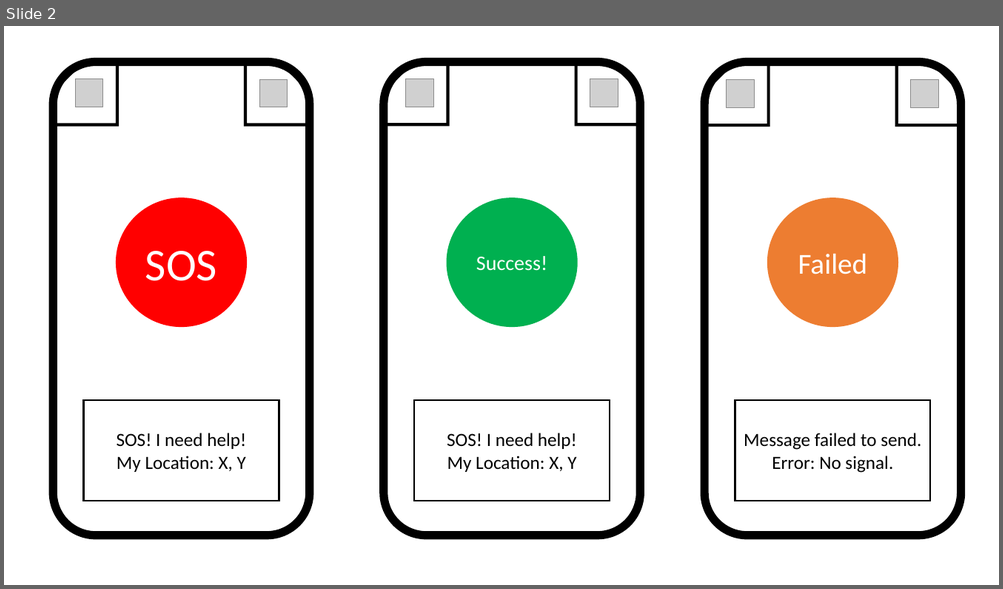
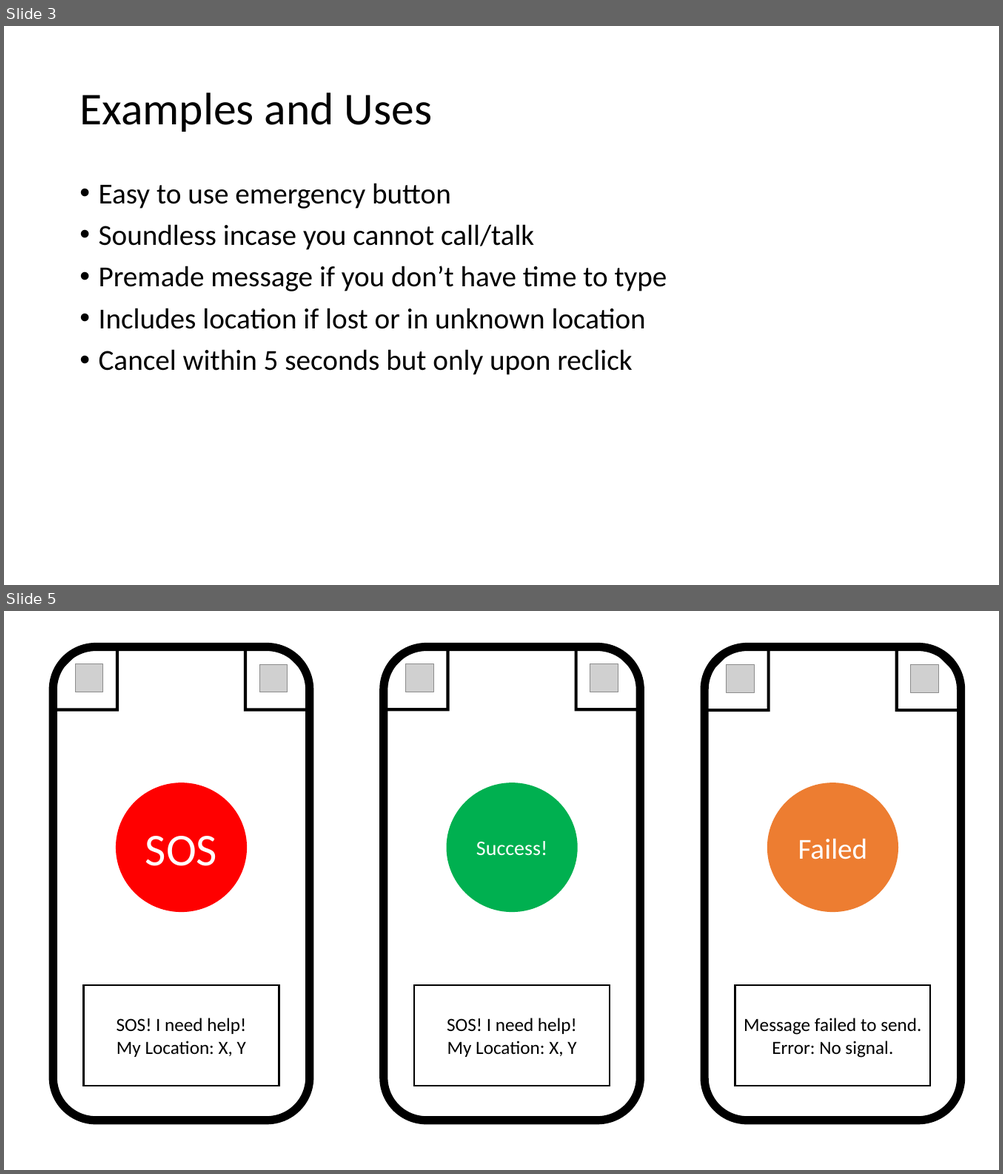
Before and after one commit to wengxu/CSE4471_SOS_App, a slide deck: StoryBoardSOS.pptx. Shown one above the other, each under a label of ours: slide 2 before the commit, slides 3 and 5 after it; the slides between them are not shown. The pictures are 1003x589 and 1003x1174 pixels, drawn with LibreOffice and Linux fonts; fonts in the diff are those of the drawing; grey boxes stand for pictures. Boxes give left, top, right and bottom in pixels: in the first picture for what was removed or moved away, otherwise in the second. Text is boxed around its words. In the diff, an @@ line names an element or a change of style, - is before the commit and + after.

```diff
--- a/StoryBoardSOS.pptx
+++ b/StoryBoardSOS.pptx
@@ slide 3 added at [4, 26, 999, 585], background #FFFFFF @@
@@ title added at [79, 93, 432, 132], 44 pt, text #000000 @@
+Examples and Uses
@@ text added at [99, 183, 667, 375], 28 pt, text #000000 @@
+• Easy to use emergency button
+• Soundless incase you cannot call/talk
+• Premade message if you don’t have time to type
+• Includes location if lost or in unknown location
+• Cancel within 5 seconds but only upon reclick
@@ what was slide 2 is now slide 5 @@
```
Also in this commit, not shown: 1 slide changed, 2 other slides added.
